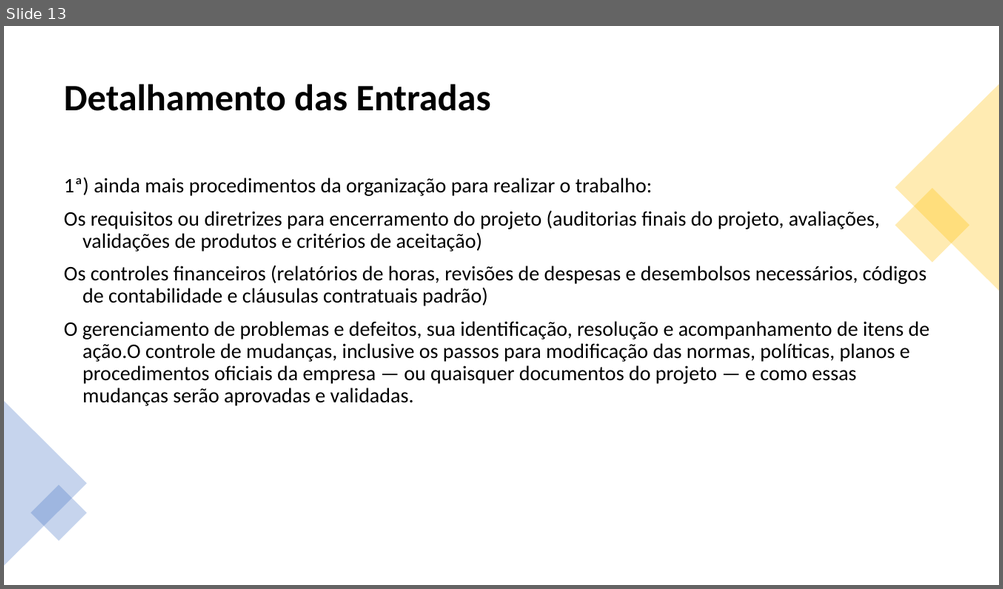
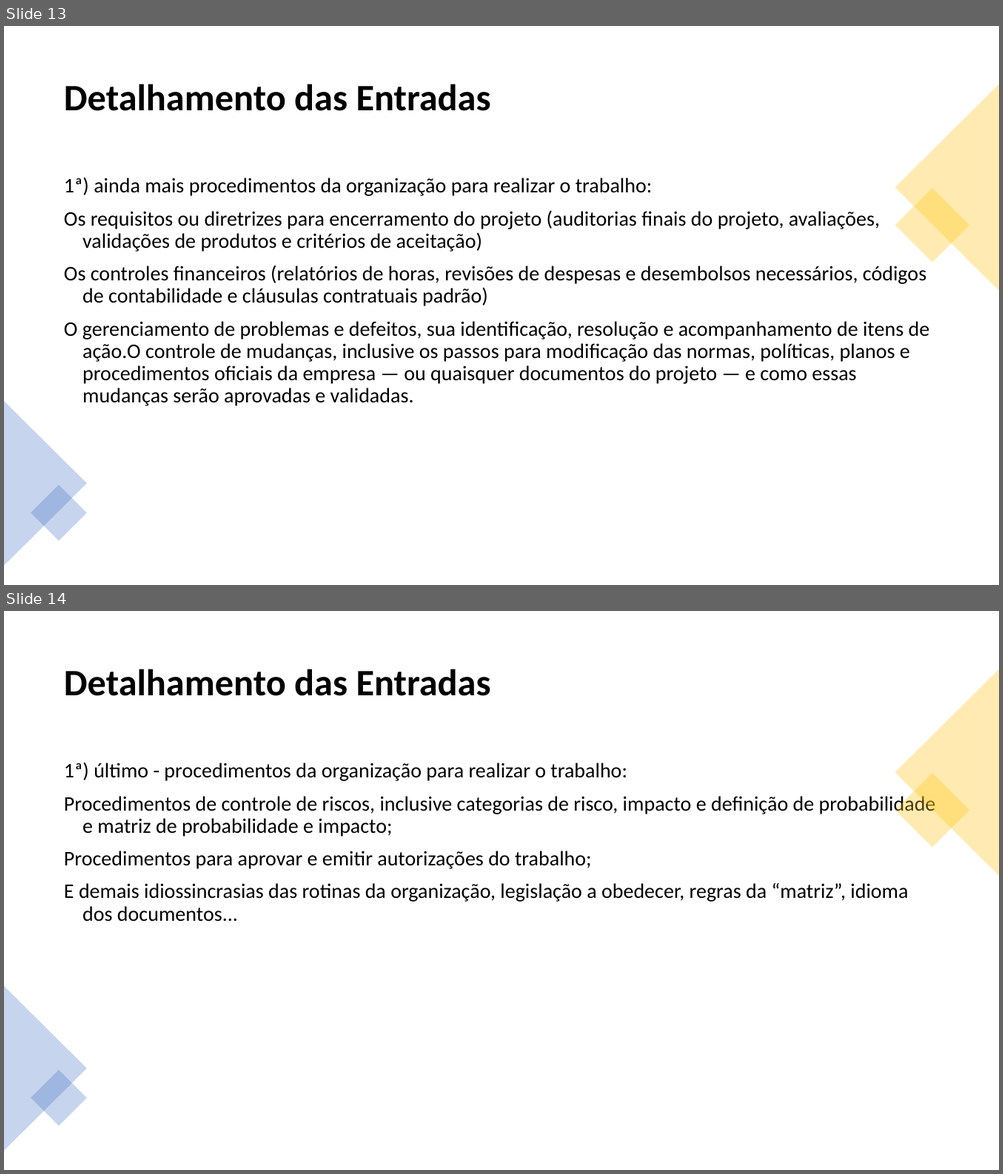
Before and after one commit to jharbes/ADMINISTRACAO-DE-REDES, a slide deck: RELATORIO PROVA P2/relatorio-pmbok-capitulo4-jharbes.pptx. Shown one above the other, each under a label of ours: slide 13 before the commit, slides 13 and 14 after it. The pictures are 1003x589 and 1003x1174 pixels, drawn with LibreOffice and Linux fonts; fonts in the diff are those of the drawing. Boxes give left, top, right and bottom in pixels: in the first picture for what was removed or moved away, otherwise in the second. Text is boxed around its words. In the diff, an @@ line names an element or a change of style, - is before the commit and + after.

```diff
--- a/RELATORIO PROVA P2/relatorio-pmbok-capitulo4-jharbes.pptx
+++ b/RELATORIO PROVA P2/relatorio-pmbok-capitulo4-jharbes.pptx
@@ slide 14 added at (x1=4, y1=611, x2=999, y2=1170), background #FFFFFF @@
@@ title added at (x1=64, y1=669, x2=491, y2=696), 36 pt, text #000000, bold @@
+Detalhamento das Entradas
@@ triangle added at (x1=895, y1=669, x2=999, y2=876), fill #FFC000 at 30% opacity @@
@@ text added at (x1=64, y1=762, x2=936, y2=922), 20 pt, text #000000 @@
+1ª) último - procedimentos da organização para realizar o trabalho:
+Procedimentos de controle de riscos, inclusive categorias de risco, impacto e definição de probabilidade e matriz de probabilidade e impacto;
+Procedimentos para aprovar e emitir autorizações do trabalho;
+E demais idiossincrasias das rotinas da organização, legislação a obedecer, regras da “matriz”, idioma dos documentos...
@@ rectangle added at (x1=895, y1=773, x2=970, y2=848), fill #FFC000 at 30% opacity @@
@@ triangle added at (x1=4, y1=986, x2=87, y2=1151), fill #4472C4 at 30% opacity @@
@@ rectangle added at (x1=31, y1=1070, x2=87, y2=1126), fill #4472C4 at 30% opacity @@
```
Also in this commit, not shown: 5 other slides added.
